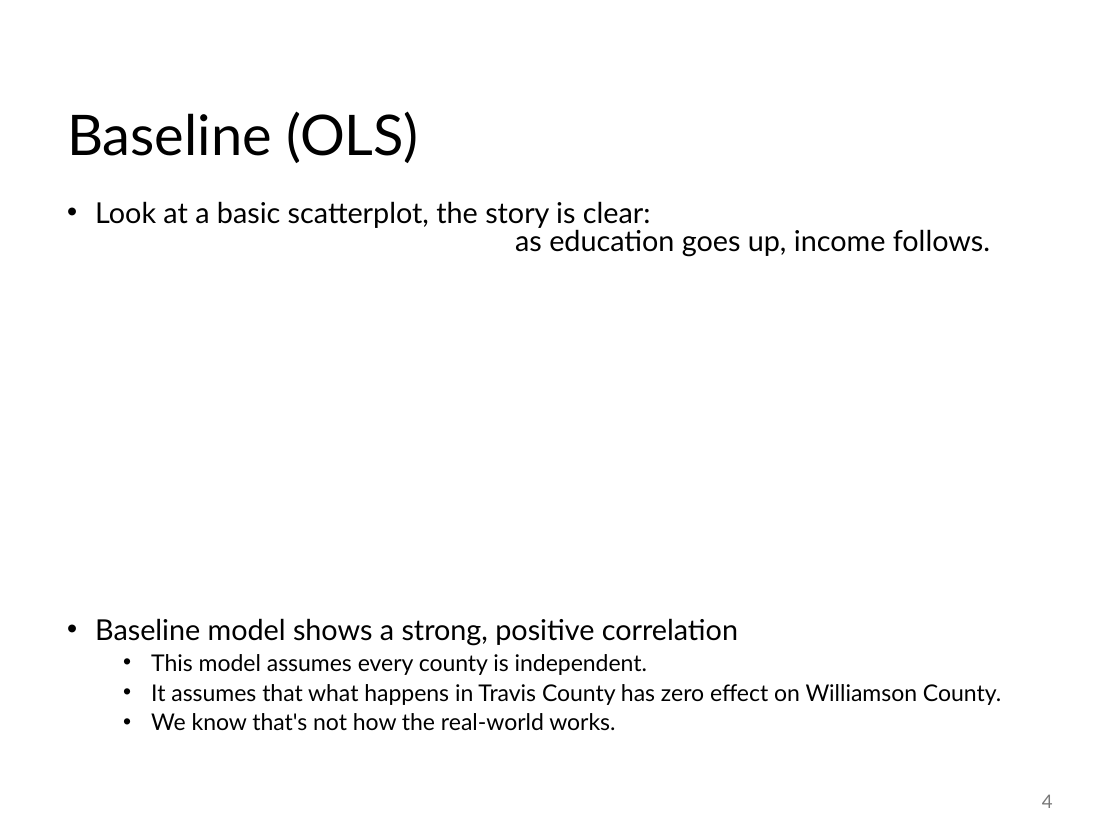
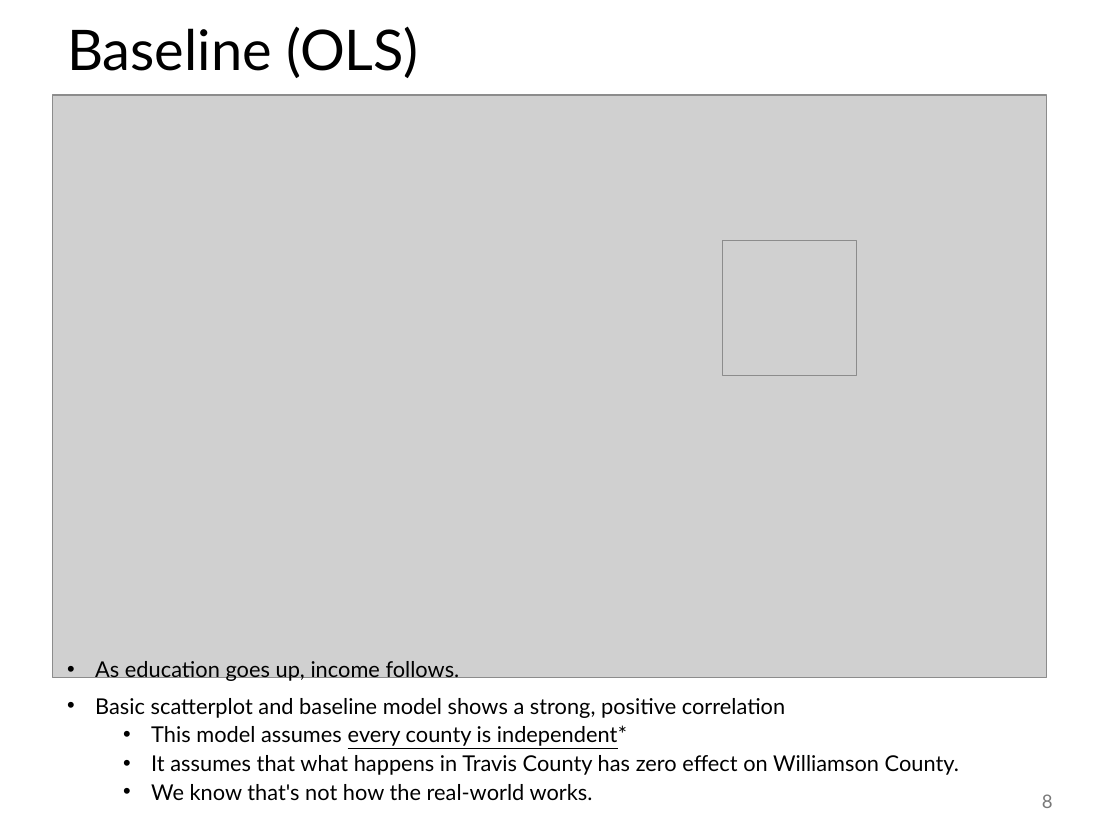
Before and after one commit to abuabara/abuabara.github.io, a slide deck: slide 8 of DAEN489S26/week13_slides.pptx (slide 4 before the commit). Drawn at 1120x840 pixels with LibreOffice and Linux fonts; fonts in the diff are those of the drawing; grey boxes stand for pictures. Boxes give left, top, right and bottom in pixels: in the first picture for what was removed or moved away, otherwise in the second. Text is boxed around its words. In the diff, an @@ line names an element or a change of style, - is before the commit and + after.

```diff
--- a/DAEN489S26/week13_slides.pptx
+++ b/DAEN489S26/week13_slides.pptx
@@ title "Baseline (OLS)" at <box>67,26,419,78</box>: vertical alignment bottom to top @@
@@ picture added at <box>53,95,1047,678</box> @@
@@ picture added at <box>722,241,857,375</box> @@
@@ text "As education goes up, income ...": place and size @@
-text "As education goes up, income ..." at <box>95,201,1001,731</box>
+text "As education goes up, income ..." at <box>95,661,959,800</box>
@@ text at <box>95,661,785,746</box>: text changed; size 18.5 to 14 pt @@
-• Look at a basic scatterplot, the story is clear:
-  as education goes up, income follows.
-• Baseline model shows a strong, positive correlation
-  • This model assumes every county is independent.
+• As education goes up, income follows.
+• Basic scatterplot and baseline model shows a strong, positive correlation
+  • This model assumes every county is independent*
@@ text at <box>151,755,959,800</box>: size 14.8 to 14 pt in "It assumes that what happens in Travis ...", "We know that's not how the real-world ..." @@
@@ page number at <box>1042,794,1053,808</box>: text changed @@
-4
+8
```
Also in this commit, not shown: 8 other slides changed, 19 slides added, 19 slides removed, 2 other files.
